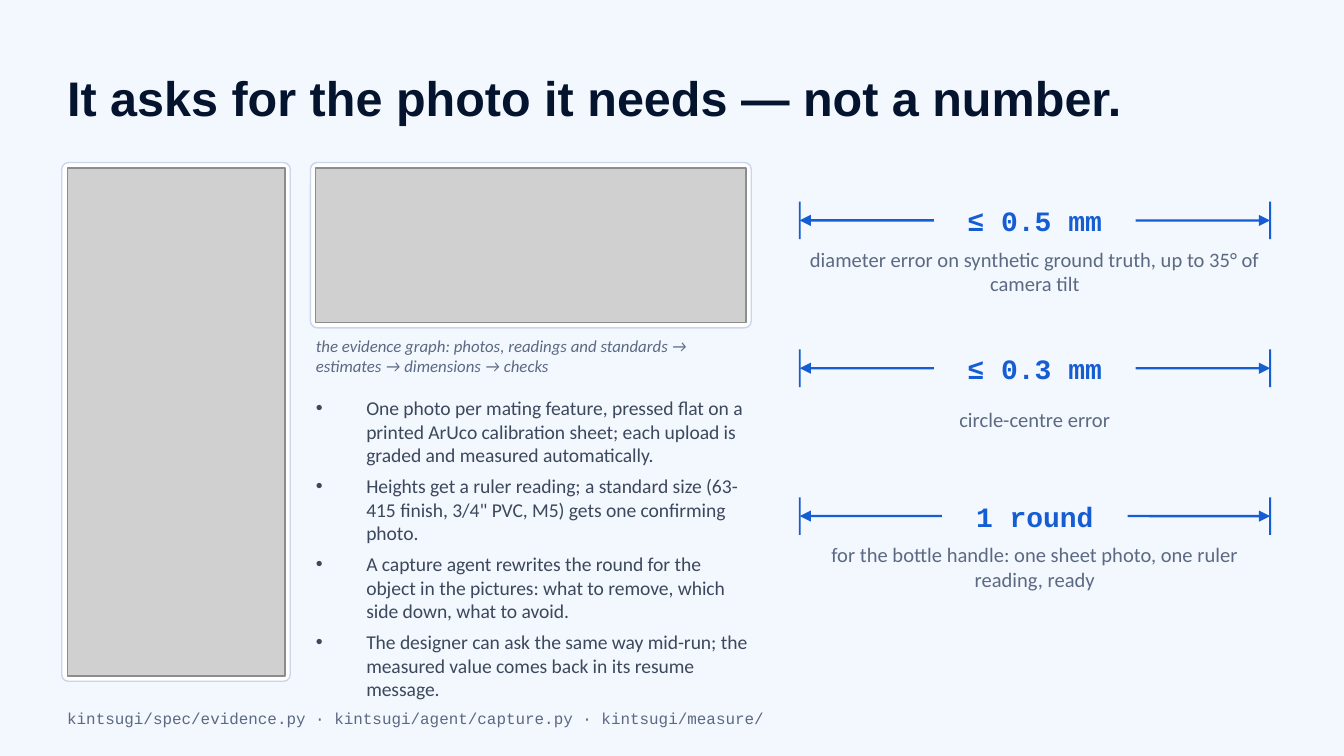
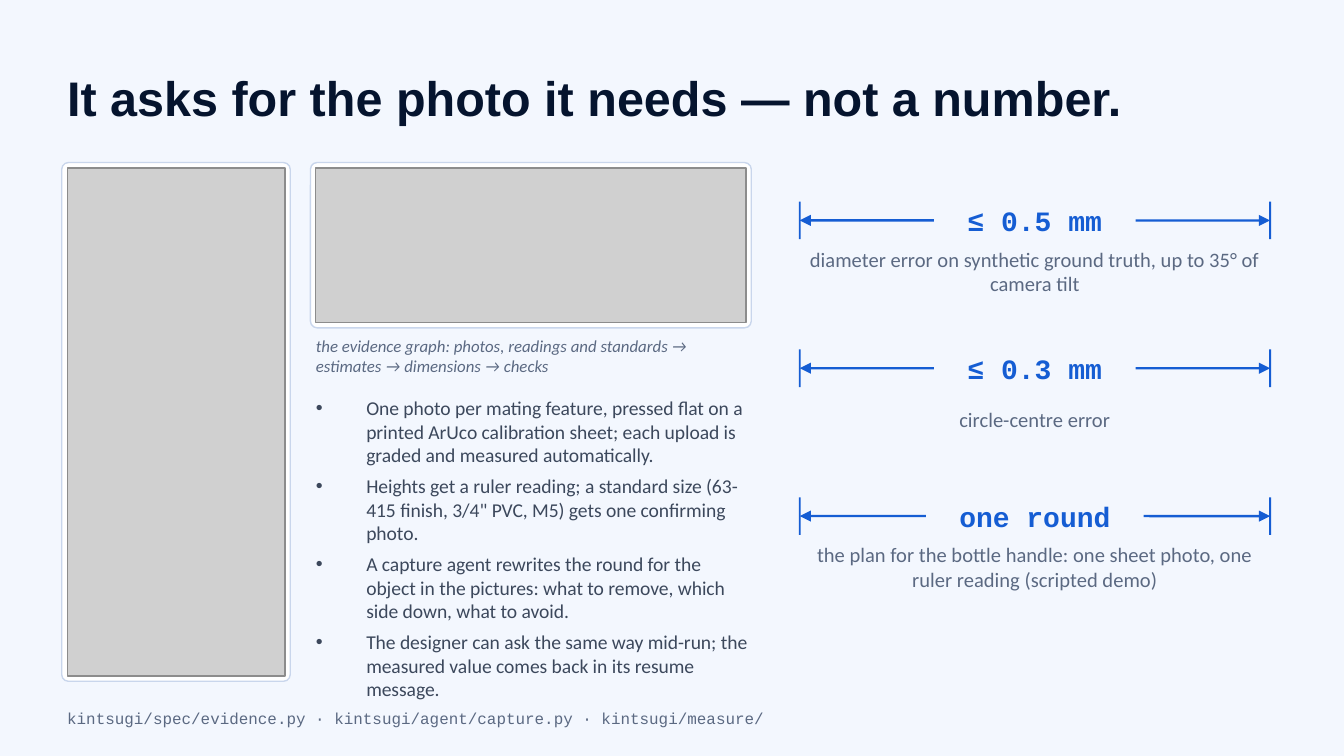
Before and after one commit to KrishGup/kintsugi, a slide deck: slide 5 of docs/submission/kintsugi-offgrid-pitch.pptx. Drawn at 1344x756 pixels with LibreOffice and Linux fonts; fonts in the diff are those of the drawing; grey boxes stand for pictures. Boxes give left, top, right and bottom in pixels: in the first picture for what was removed or moved away, otherwise in the second. Text is boxed around its words. In the diff, an @@ line names an element or a change of style, - is before the commit and + after.

```diff
--- a/docs/submission/kintsugi-offgrid-pitch.pptx
+++ b/docs/submission/kintsugi-offgrid-pitch.pptx
@@ text at [959,507,1110,528]: text changed @@
-1 round
+one round
@@ text at [817,548,1252,591]: text changed @@
-for the bottle handle: one sheet photo, one ruler reading, ready
+the plan for the bottle handle: one sheet photo, one ruler reading (scripted demo)
```
Also in this commit, not shown: 5 other slides changed, 25 other files.
